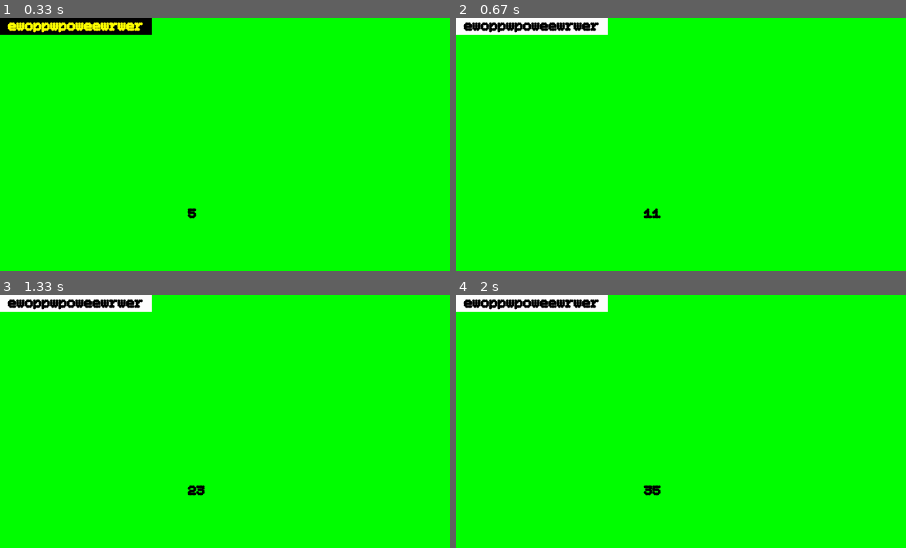
Above: before the commit, frames 1-4 (two rows, left to right).
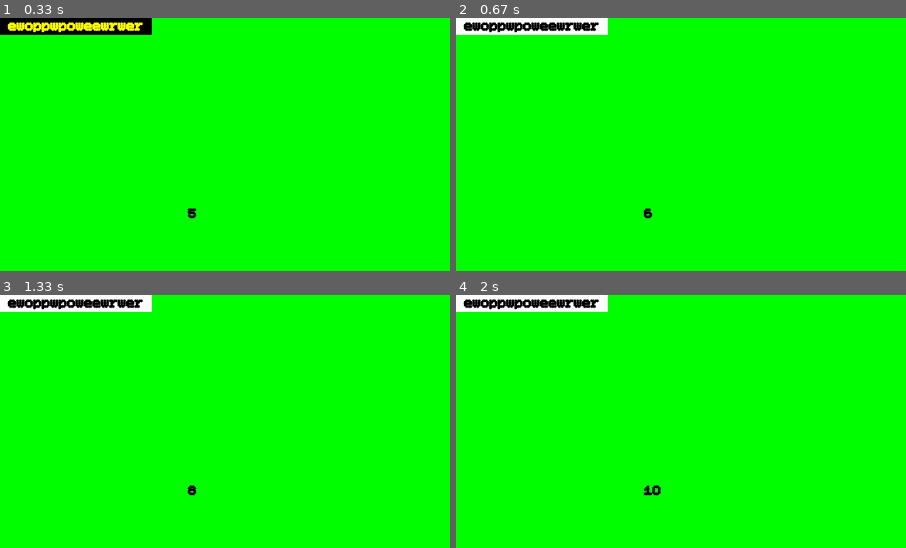
Above: after the commit, the same moments.

Repository: SWAWERREWEW/pampening_folder_git
Game: pygame game, started from prayer_genshin_pygame/prayer_genshin_pygame.py
The game is run twice, just before and just after one commit, with the same random seed, the same clock (stepped at 60 frames per second) and the same inputs.
Inputs (mouse positions are % of the whole screen's width and height, from its top left):
- Up to frame 1 (0.33 s): no input
- Up to frame 2 (0.67 s): press the mouse at (8, 2) at 0.37 s; move the mouse to (14, 18) at 0.47 s; release the mouse at (19, 35) at 0.6 s
- Up to frame 3 (1.33 s): press the mouse at (8, 2) at 0.7 s; move the mouse to (34, 38) at 0.8 s; release the mouse at (59, 75) at 0.93 s; press the mouse at (8, 2) at 1.03 s; move the mouse to (34, 26) at 1.13 s; release the mouse at (61, 50) at 1.27 s
- Up to frame 4 (2 s): press the mouse at (8, 2) at 1.37 s; move the mouse to (30, 8) at 1.47 s; release the mouse at (51, 14) at 1.6 s; press the mouse at (8, 2) at 1.7 s; move the mouse to (28, 44) at 1.8 s; release the mouse at (48, 86) at 1.93 s
The pictures show only the part of the screen within x 0-50%, y 0-50%; the shares and areas given below are measured in that part.

Frame 1 is identical in both runs. In frame 2, 0.1% of the frame differs, in the area x 41-46%, y 75-80%; in frame 3, 0.1%; in frame 4, less than 0.1%.

Commit message:
edit function button_prayer_10

Diff:
--- a/prayer_genshin_pygame/_other/objectss.py
+++ b/prayer_genshin_pygame/_other/objectss.py
@@ -3,10 +3,13 @@
 
 pygame.init()
 
-def five() -> int:
-    return 5
+is_clicked_button_prayer_10 = False
+
+def five() -> int: return 5
+
 
 def button_prayer_10():
+    global is_clicked_button_prayer_10
     text = " ewoppwpoweewrwer "
     colors = ("black",  "white")
     colors2 = ("yellow", "black")
@@ -28,6 +31,11 @@
 
     if text_rect.collidepoint(mouse) and pygame.mouse.get_pressed()[0]:
         text_py = _other.cons.my_font.render(text, False, colors2[0], colors2[1])
-        _other.cons.test_parem += 1
+        is_clicked_button_prayer_10 = True
+    else: is_clicked_button_prayer_10 = False
+
 
     _other.cons.scr.blit(text_py, coord)
+
+
+def effect_button_prayer_10(): _other.cons.test_parem += 1
--- a/prayer_genshin_pygame/prayer_genshin_pygame.py
+++ b/prayer_genshin_pygame/prayer_genshin_pygame.py
@@ -22,6 +22,7 @@
     pygame.display.update()
 
     for event in pygame.event.get():
+        if _other.objectss.is_clicked_button_prayer_10: _other.objectss.effect_button_prayer_10()
         if event.type == pygame.QUIT:
             pygame.quit()
             run = False
Not shown, changed: README.md
Not shown, added: prayer_genshin_pygame/.gitignore
